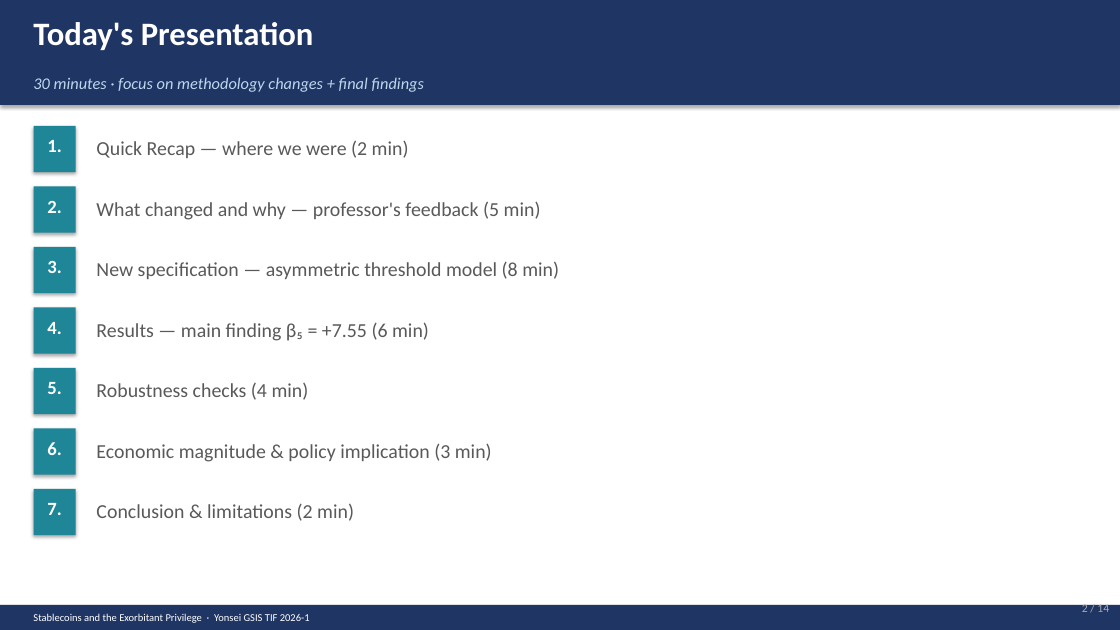
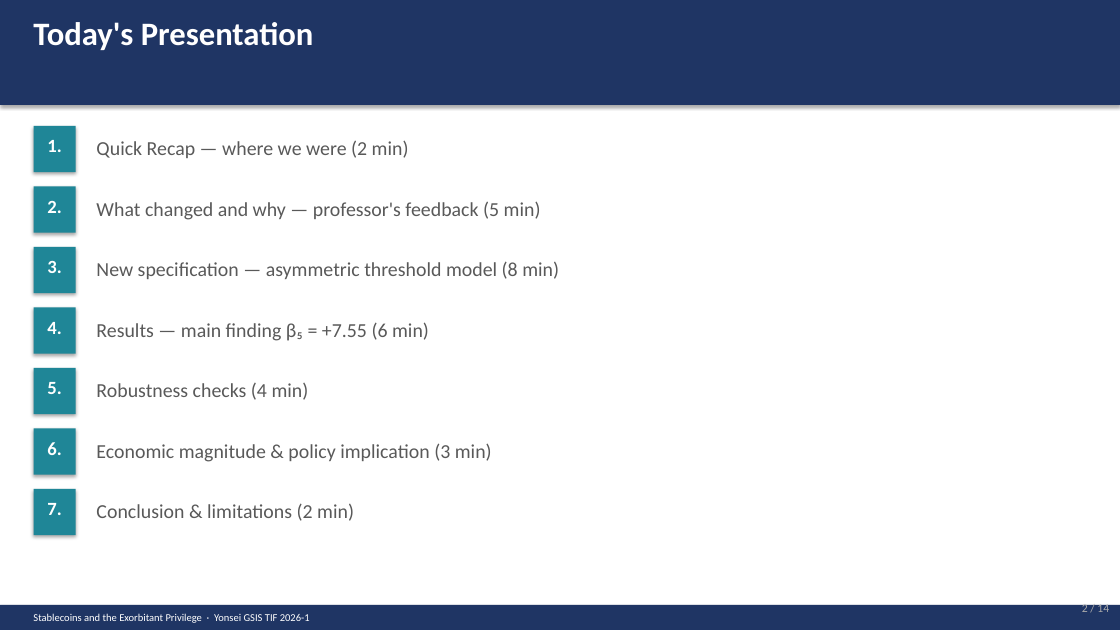
Before and after one commit to kimmireu0921/Stablecoins-and-the-Exorbitant-Privilege, a slide deck: slide 2 of presentations/0624_Methodology_Update_Final.pptx. Drawn at 1120x630 pixels with LibreOffice and Linux fonts; fonts in the diff are those of the drawing. Boxes give left, top, right and bottom in pixels: in the first picture for what was removed or moved away, otherwise in the second. Text is boxed around its words. In the diff, an @@ line names an element or a change of style, - is before the commit and + after.

```diff
--- a/presentations/0624_Methodology_Update_Final.pptx
+++ b/presentations/0624_Methodology_Update_Final.pptx
@@ text removed at <box>33,77,424,92</box> @@
-30 minutes · focus on methodology changes + final findings
```
Also in this commit, not shown: 2 other slides changed.
